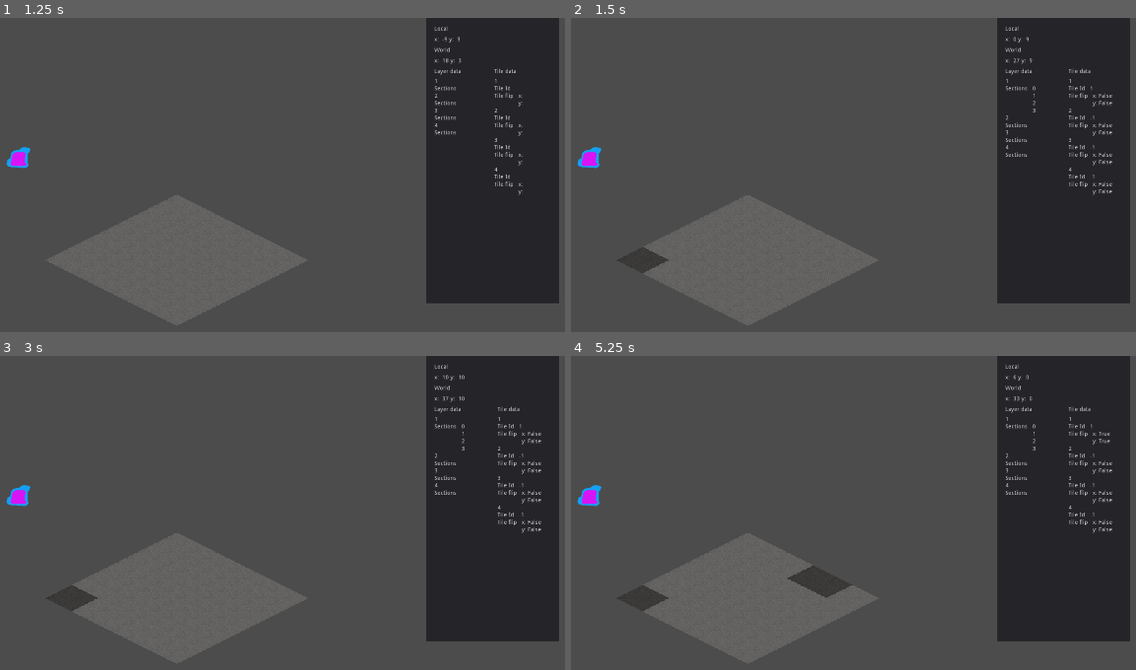
Above: before the commit, frames 1-4 (two rows, left to right).
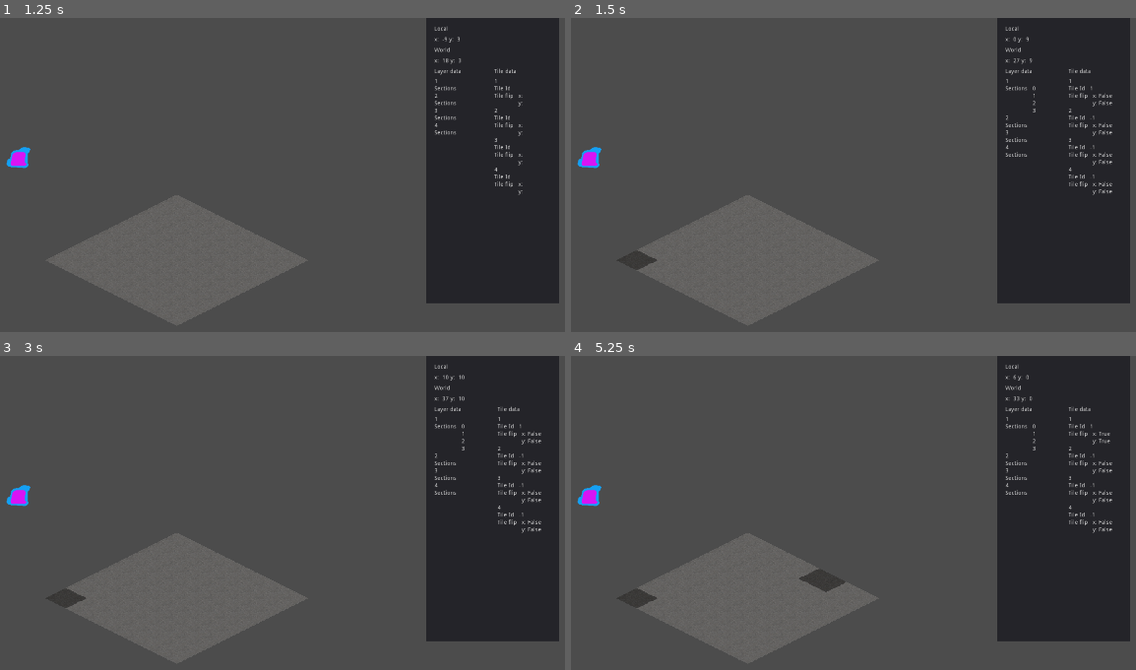
Above: after the commit, the same moments.

Repository: Matthew-Underwood/Blade
Game: Godot game, scene res://scenes/main.tscn
Same seed, same stepped clock (60 frames per second), same inputs: the game is played once before the commit and once after it.
Inputs (mouse positions are in pixels of both pictures, inside the frame that each line leads up to):
- Up to frame 1 (1.25 s): tap Enter at 0.5 s; move the mouse to (22, 159) at 0.52 s; press the mouse at (22, 159) at 0.53 s
- Up to frame 2 (1.5 s): tap Space at 1.25 s; move the mouse to (627, 259) at 1.27 s; release the mouse at (627, 259) at 1.28 s; click (627, 259) at 1.35 s
- Up to frame 3 (3 s): tap Enter at 2 s; move the mouse to (293, 478) at 2.02 s; press the mouse at (293, 478) at 2.03 s; tap Space at 2.75 s; move the mouse to (175, 666) at 2.77 s; release the mouse at (175, 666) at 2.78 s; click (175, 666) at 2.85 s
- Up to frame 4 (5.25 s): tap Enter at 3.5 s; move the mouse to (1023, 641) at 3.52 s; press the mouse at (1023, 641) at 3.53 s; tap Space at 4.25 s; move the mouse to (outside the picture) at 4.27 s; release the mouse at (outside the picture) at 4.28 s; click (outside the picture) at 4.35 s; move the mouse to (825, 575) at 5.02 s; press the mouse at (825, 575) at 5.03 s

Frame 1 is identical in both runs. In frame 2, 0.2% of the frame differs, in the area x 11-18%, y 73-82%; in frame 3, 0.2%; in frame 4, 0.4%, in the area x 11-50%, y 66-82%.

Commit message:
Store tile id in tile class
Tiles store their own id so we can set it when displaying tiles.

Diff:
--- a/classes/map/map_factory.gd
+++ b/classes/map/map_factory.gd
@@ -16,6 +16,7 @@
 			mapData[y].append([
 				_tileFactory.create(
 					0,
+					0,
 					Vector2(x,y) + origin,
 					0,
 					0
--- a/classes/tile/tile.gd
+++ b/classes/tile/tile.gd
@@ -1,6 +1,7 @@
 class_name Tile
 
 var _subTile
+var _tileId
 var _sections
 var _position
 var _flipX
@@ -8,12 +9,14 @@
 
 func _init(
 		subTile : Vector2,
+		tileId : int,
 		sections : Array,
 		position : Vector2,
 		flipX : bool,
 		flipY : bool
 	):
 	_subTile = subTile
+	_tileId = tileId
 	_sections = sections
 	_position = position
 	_flipX = flipX
@@ -21,6 +24,9 @@
 
 func getSections() -> Array:
 	return _sections
+
+func getTileId() -> int:
+	return _tileId
 
 func getSubTile() -> Vector2:
 	return _subTile
--- a/classes/tile/tile_factory.gd
+++ b/classes/tile/tile_factory.gd
@@ -10,6 +10,7 @@
 
 func create(
 		tileType : int,
+		tileId : int,
 		position : Vector2,
 		flipX : bool,
 		flipY : bool
@@ -80,6 +81,7 @@
 	# tileIds are sections
 	tile = _tile.new(
 		_tileTypes.tileTypeToAtlas(atlasId),
+		tileId,
 		tileIds,
 		position,
 		flipX,
--- a/classes/tile_picker.gd
+++ b/classes/tile_picker.gd
@@ -16,7 +16,7 @@
 	_tileFactory = tileFactory
 	_map = map
 
-func get_tiles(position: Vector2, area : Vector2) -> Array:
+func get_tiles(position: Vector2, area : Vector2, tileId : int) -> Array:
 
 	var tiles = []
 	_topCorner = position - area
@@ -33,31 +33,32 @@
 	for y in range(minTile.y, maxTile.y + 1):
 		for x in range(minTile.x, maxTile.x + 1):
 			if _map.hasWorldPosition(Vector2(x, y)):
-				tiles.append(determine_tile(Vector2(x, y)))
+				tiles.append(determine_tile(Vector2(x, y),tileId))
 	return tiles
 
-func determine_tile(position: Vector2):
+func determine_tile(position: Vector2, tileId : int):
 	var tile
 	match position:
 		_topCorner:
-			tile = _tileFactory.create(TileTypes.TOP, position, 0, 0)
+			tile = _tileFactory.create(TileTypes.TOP, tileId, position, 0, 0)
 		_leftCorner:
-			tile = _tileFactory.create(TileTypes.LEFT, position, 1, 0)
+			tile = _tileFactory.create(TileTypes.LEFT, tileId, position, 1, 0)
 		_rightCorner:
-			tile = _tileFactory.create(TileTypes.RIGHT, position, 0, 0)
+			tile = _tileFactory.create(TileTypes.RIGHT, tileId, position, 0, 0)
 		_bottomCorner:
-			tile = _tileFactory.create(TileTypes.BOTTOM, position, 0, 1)
+			tile = _tileFactory.create(TileTypes.BOTTOM, tileId, position, 0, 1)
 		_topLeftSide:
-			tile = _tileFactory.create(TileTypes.TOP_LEFT, position, 0, 0)
+			tile = _tileFactory.create(TileTypes.TOP_LEFT, tileId, position, 0, 0)
 		_topRightSide:
-			tile = _tileFactory.create(TileTypes.TOP_RIGHT, position, 1, 0)
+			tile = _tileFactory.create(TileTypes.TOP_RIGHT, tileId, position, 1, 0)
 		_lowerLeftSide:
-			tile = _tileFactory.create(TileTypes.BOTTOM_LEFT, position, 0, 1)
+			tile = _tileFactory.create(TileTypes.BOTTOM_LEFT, tileId, position, 0, 1)
 		_lowerRightSide:
-			tile = _tileFactory.create(TileTypes.BOTTOM_RIGHT, position, 1, 1)
+			tile = _tileFactory.create(TileTypes.BOTTOM_RIGHT, tileId, position, 1, 1)
 		_:
 			tile = _tileFactory.create(
 				TileTypes.FLAT,
+				tileId,
 				position,
 				randi() % 2,
 				randi() % 2
--- a/scenes/world.gd
+++ b/scenes/world.gd
@@ -23,7 +23,7 @@
 			_rootTileMap.set_cell(
 				tileData.getWorldPosition().x,
 				tileData.getWorldPosition().y,
-				0,
+				tileData.getTileId(),
 				0,
 				0,
 				false,
@@ -39,7 +39,7 @@
 			get_viewport().get_mouse_position()
 		)
 		if _map.hasWorldPosition(tilePosition):
-			var tiles = _tilePicker.get_tiles(tilePosition, Vector2.ONE)
+			var tiles = _tilePicker.get_tiles(tilePosition, Vector2.ONE,1)
 			var updatedTiles = _map.updateAndGetData(tiles)
 			for updatedTile in updatedTiles:
 				var tileMaplayer = 1
@@ -49,7 +49,7 @@
 					tileMap.set_cell(
 						updatedTileLayer.getWorldPosition().x,
 						updatedTileLayer.getWorldPosition().y,
-						1,
+						updatedTileLayer.getTileId(),
 						updatedTileLayer.getFlipX(),
 						updatedTileLayer.getFlipY(),
 						false,
